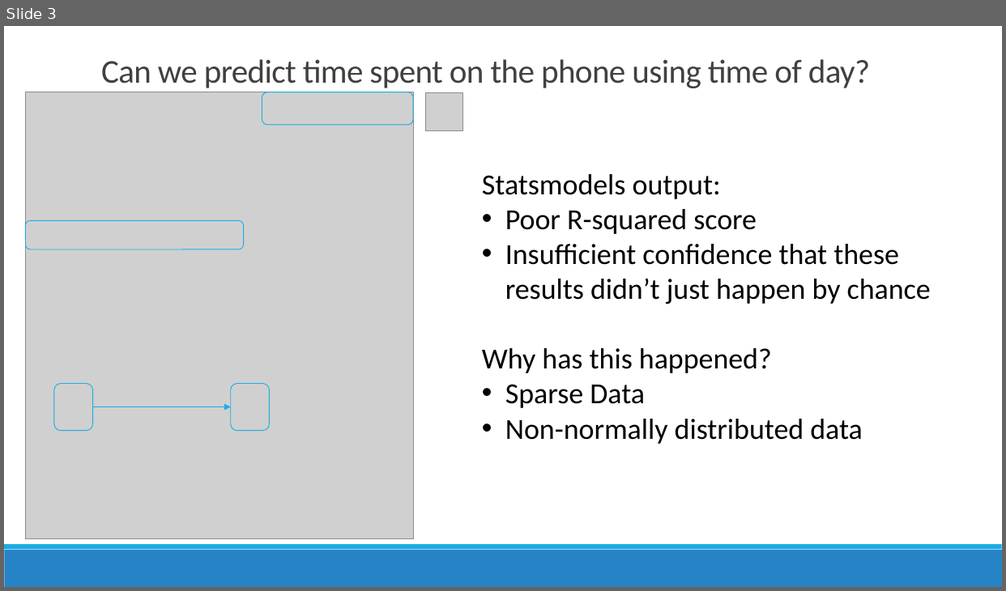
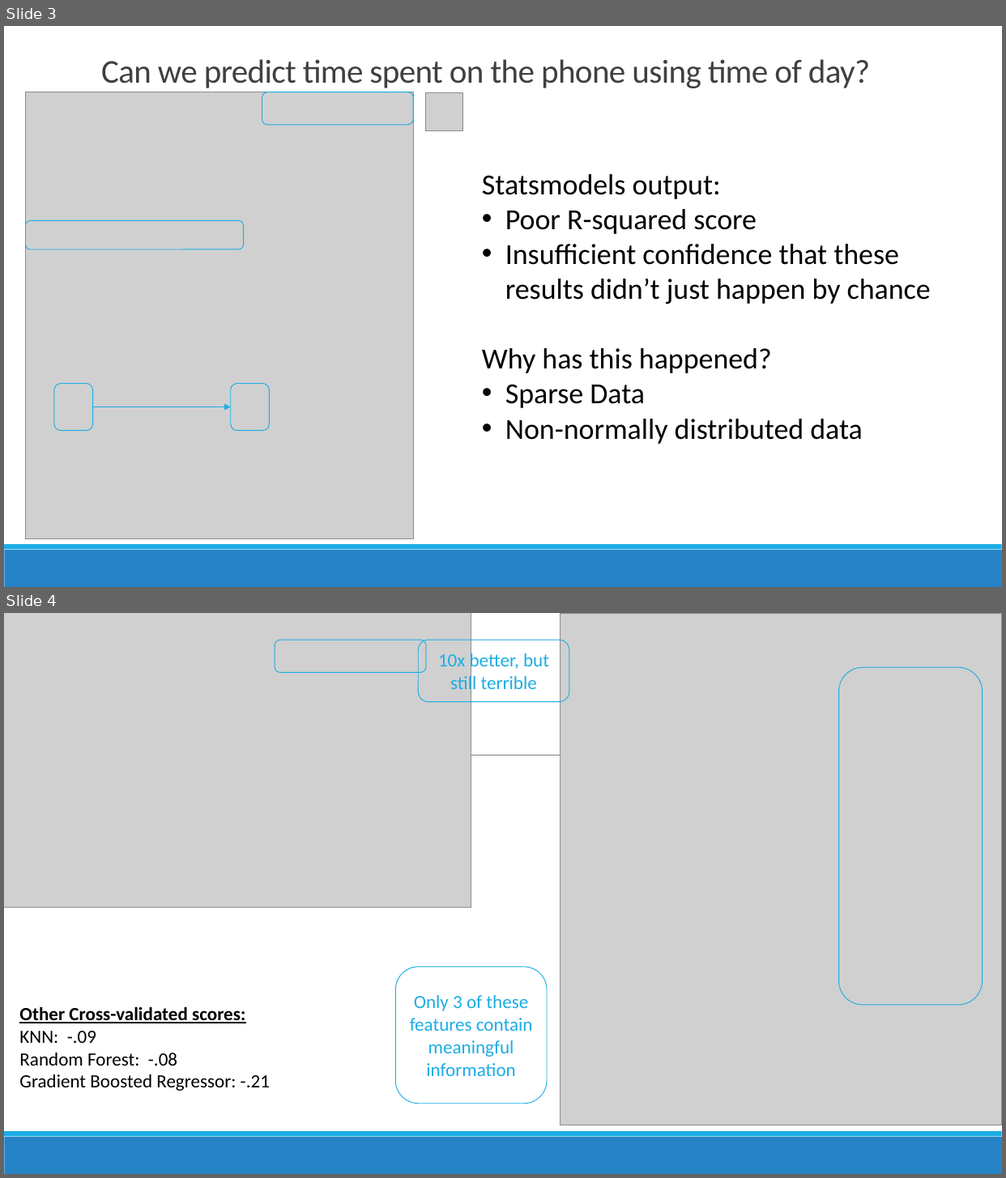
Before and after one commit to conditg/predicting-disruption, a slide deck: Capstone.pptx. Shown one above the other, each under a label of ours: slide 3 before the commit, slides 3 and 4 after it. The pictures are 1006x591 and 1006x1178 pixels, drawn with LibreOffice and Linux fonts; fonts in the diff are those of the drawing; grey boxes stand for pictures. Boxes give left, top, right and bottom in pixels: in the first picture for what was removed or moved away, otherwise in the second. Text is boxed around its words. In the diff, an @@ line names an element or a change of style, - is before the commit and + after.

```diff
--- a/Capstone.pptx
+++ b/Capstone.pptx
@@ slide 4 added at box(4, 613, 1002, 1174), background #FFFFFF; not listed: 2 template elements that a slide beside it also shows @@
@@ picture added at box(4, 613, 471, 907) @@
@@ picture added at box(560, 613, 1002, 1126) @@
@@ rounded rectangle added at box(275, 640, 426, 673), outline #1CADE4 0.75 pt @@
@@ rounded rectangle added at box(418, 640, 569, 702), outline #1CADE4 0.75 pt, 18 pt, text #1CADE4 @@
+10x better, but still terrible
@@ rounded rectangle added at box(839, 667, 982, 1005), outline #1CADE4 0.75 pt @@
@@ line added from (102, 756) to (918, 756), #808080 0.5 pt @@
@@ rounded rectangle added at box(395, 967, 547, 1104), outline #1CADE4 0.75 pt, 18 pt, text #1CADE4 @@
+Only 3 of these features contain meaningful information
@@ text added at box(19, 1007, 270, 1091), 18 pt, text #000000 @@
+Other Cross-validated scores:
+KNN: -.09
+Random Forest: -.08
+Gradient Boosted Regressor: -.21
```
Also in this commit, not shown: 2 slides changed, 4 other slides added, 2 slides removed, 2 other files.
